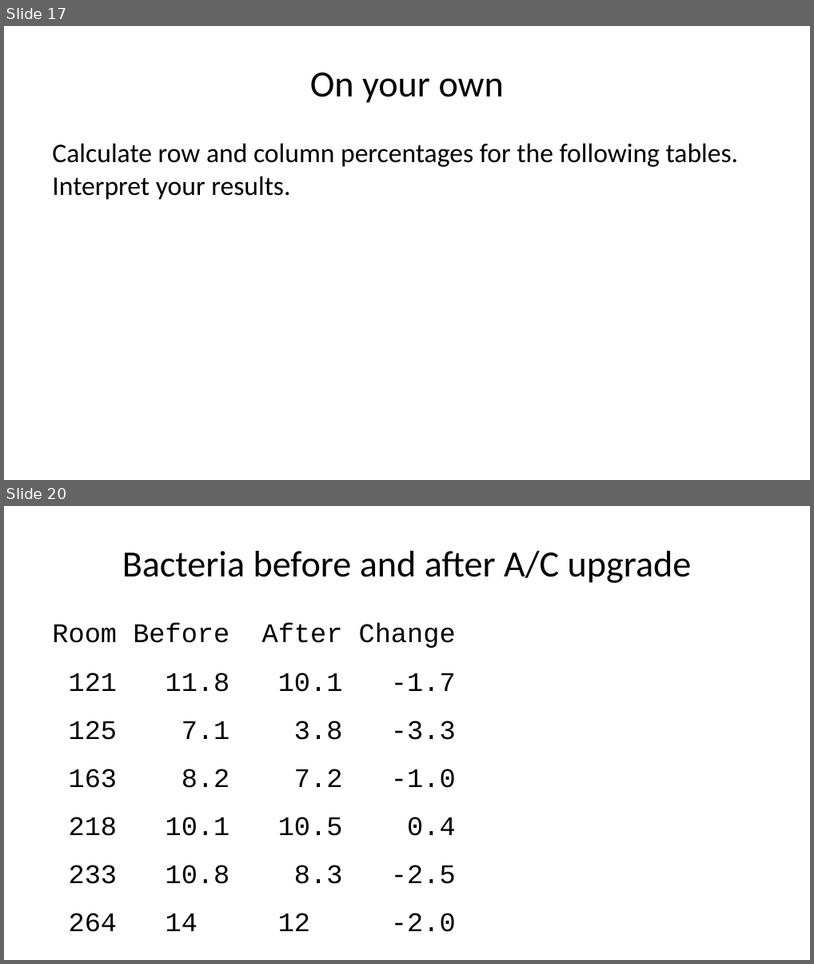
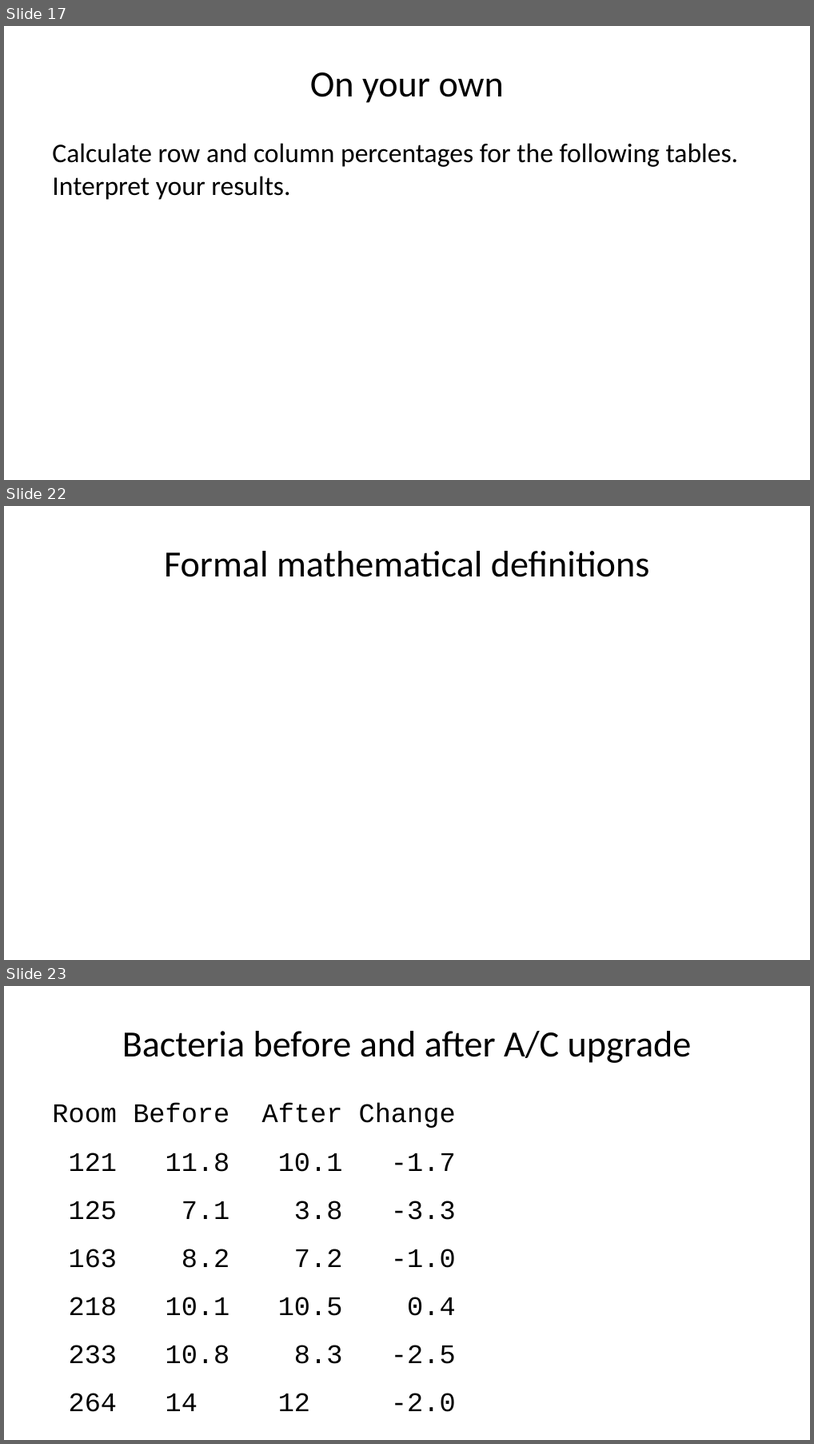
Before and after one commit to pmean/talks, a slide deck: clinical-statistics/day-one.pptx. Shown one above the other, each under a label of ours: slides 17 and 20 before the commit, slides 17, 22 and 23 after it; the slides between them are not shown. The pictures are 814x964 and 814x1444 pixels, drawn with LibreOffice and Linux fonts; fonts in the diff are those of the drawing. Boxes give left, top, right and bottom in pixels: in the first picture for what was removed or moved away, otherwise in the second. Text is boxed around its words. In the diff, an @@ line names an element or a change of style, - is before the commit and + after.

```diff
--- a/clinical-statistics/day-one.pptx
+++ b/clinical-statistics/day-one.pptx
@@ slide 22 added at bbox=[4, 506, 810, 960], background #FFFFFF @@
@@ title added at bbox=[164, 551, 650, 577], 33 pt, text #000000 @@
+Formal mathematical definitions
@@ what was slide 20 is now slide 23 @@
```
Also in this commit, not shown: 6 slides changed, 3 other slides added, 6 other files.
